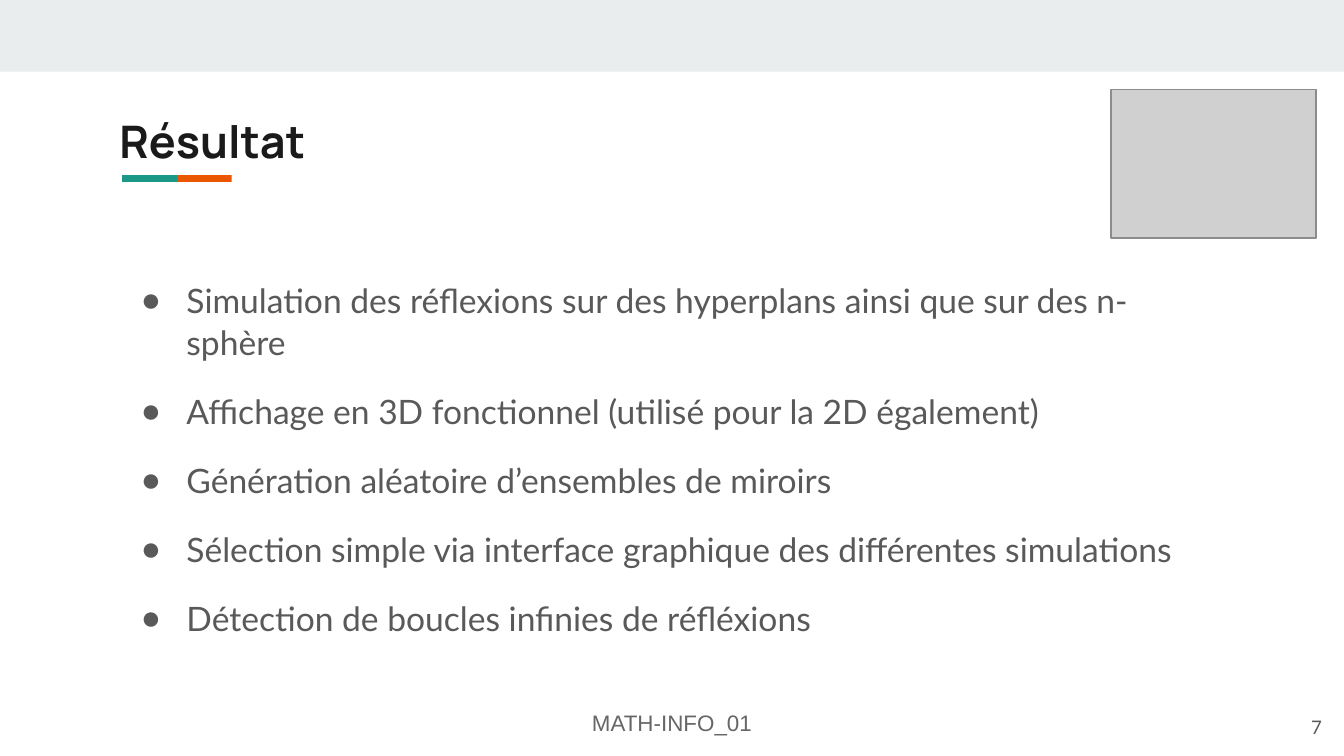
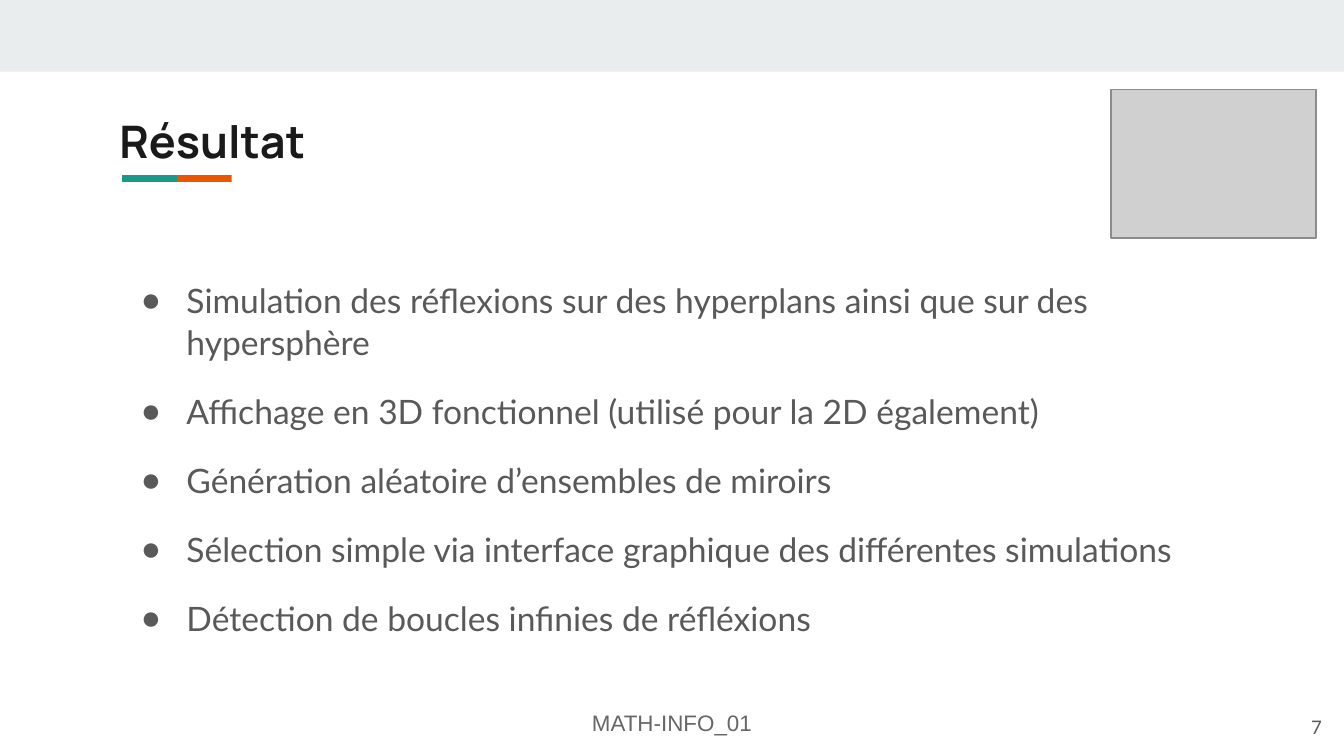
Before and after one commit to FlashOnFire/MirrorVerse, a slide deck: slide 7 of project_managment/pres2/MATH-INFO_01-Présentation-mirror-verse.odp. Drawn at 1344x756 pixels with LibreOffice and Linux fonts; fonts in the diff are those of the drawing; grey boxes stand for pictures. Boxes give left, top, right and bottom in pixels: in the first picture for what was removed or moved away, otherwise in the second. Text is boxed around its words. In the diff, an @@ line names an element or a change of style, - is before the commit and + after.

```diff
--- a/project_managment/pres2/MATH-INFO_01-Présentation-mirror-verse.odp
+++ b/project_managment/pres2/MATH-INFO_01-Présentation-mirror-verse.odp
@@ text at [186,288,1088,361]: text changed @@
-● Simulation des réflexions sur des hyperplans ainsi que sur des n-sphère
+● Simulation des réflexions sur des hyperplans ainsi que sur des hypersphère
```
Also in this commit, not shown: 4 other slides changed, 1 other file.
